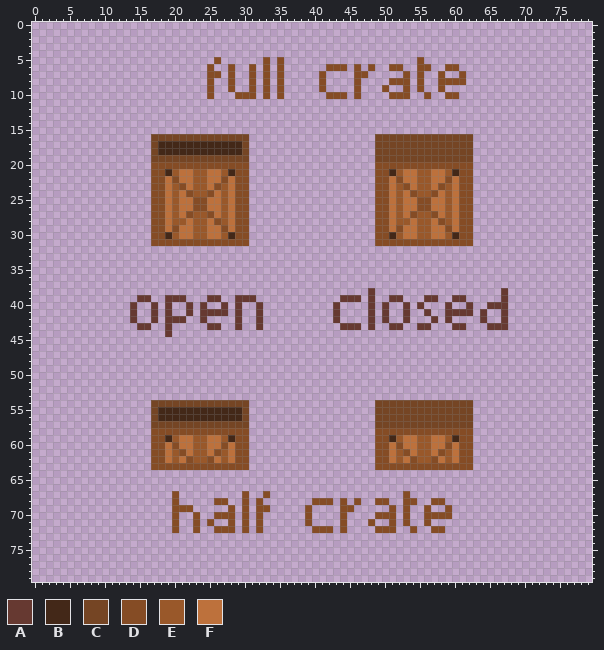
One commit to this sprite sheet: assets/interior/shop/crates01.png. The picture above is the old version.
The file is 80x80 pixels.
Palette (. is transparent): A #663931  B #432818  C #754524  D #854c25  E #99582a  F #bd713c
Pixels before (only the part around the change), first column x 0:
11 ............................................................
12 ............................................................
13 ............................................................
14 ............................................................
15 ............................................................
16 .................CCCCCCCCCCCCCC..................CCCCCCCCCCC
17 .................CBBBBBBBBBBBBC..................CCCCCCCCCCC
18 .................CBBBBBBBBBBBBC..................CCCCCCCCCCC
19 .................CCCCCCCCCCCCCC..................CCCCCCCCCCC
20 .................DDDDDDDDDDDDDD..................DDDDDDDDDDD
21 .................DDBEFFEEFFEBDD..................DDBEFFEEFFE
22 .................DDFDFFEEFFDFDD..................DDFDFFEEFFD
23 .................DDFEDFEEFDEFDD..................DDFEDFEEFDE
24 .................DDFEFDEEDFEFDD..................DDFEFDEEDFE
25 .................DDFEFFDDFFEFDD..................DDFEFFDDFFE
26 .................DDFEFFDDFFEFDD..................DDFEFFDDFFE
27 .................DDFEFDEEDFEFDD..................DDFEFDEEDFE
28 .................DDFEEFEEFDEFDD..................DDFEEFEEFDE
29 .................DDFDFFEEFFDFDD..................DDFDFFEEFFD
30 .................DDBEFFEEFFEBDD..................DDBEFFEEFFE
31 .................DDDDDDDDDDDDDD..................DDDDDDDDDDD
32 ............................................................
33 ............................................................
34 ............................................................
35 ............................................................
36 ............................................................
37 ............................................................
38 ................................................A...........
39 ...............AA..AAA...AA..AAA............AAA.A..AA...AA..
40 ..............A..A.A..A.A..A.A..A..........A....A.A..A.A...A
And afterwards:
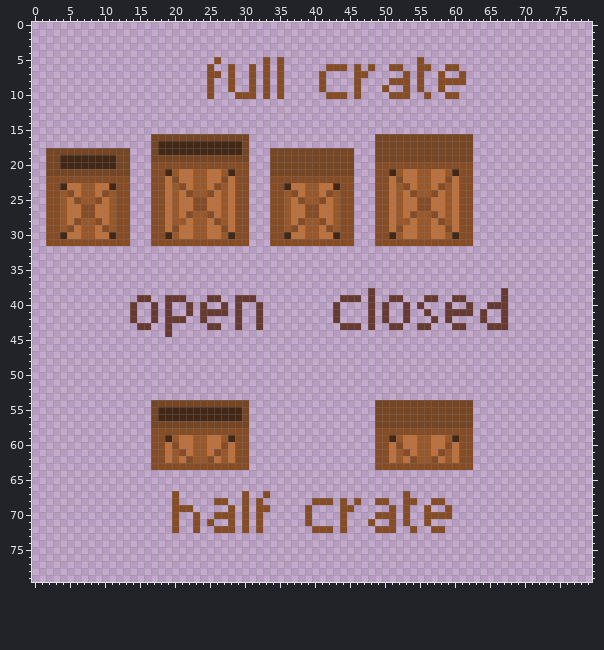
Edits made:
y 18: x 2..13 ............ -> CCCCCCCCCCCC; x 34..45 ............ -> CCCCCCCCCCCC
y 19..20: x 2..13 ............ -> CCBBBBBBBBCC; x 34..45 ............ -> CCCCCCCCCCCC
y 21: x 2..13 ............ -> CCCCCCCCCCCC; x 34..45 ............ -> CCCCCCCCCCCC
y 22: x 2..13 ............ -> DDDDDDDDDDDD; x 34..45 ............ -> DDDDDDDDDDDD
y 23: x 2..13 ............ -> DDBFFEEFFBDD; x 34..45 ............ -> DDBFFEEFFBDD
y 24: x 2..13 ............ -> DDEDFEEFDEDD; x 34..45 ............ -> DDEDFEEFDEDD
y 25: x 2..13 ............ -> DDEFDEEDFEDD; x 34..45 ............ -> DDEFDEEDFEDD
y 26..27: x 2..13 ............ -> DDEFFDDFFEDD; x 34..45 ............ -> DDEFFDDFFEDD
y 28: x 2..13 ............ -> DDEFDEEDFEDD; x 34..45 ............ -> DDEFDEEDFEDD
y 29: x 2..13 ............ -> DDEDFEEFDEDD; x 34..45 ............ -> DDEDFEEFDEDD
y 30: x 2..13 ............ -> DDBFFEEFFBDD; x 34..45 ............ -> DDBFFEEFFBDD
y 31: x 2..13 ............ -> DDDDDDDDDDDD; x 34..45 ............ -> DDDDDDDDDDDD
Boxes around the changes in both pictures, in picture pixels (x1, y1, x2, y2):
added: (46, 148, 130, 246)
added: (270, 148, 354, 246)
